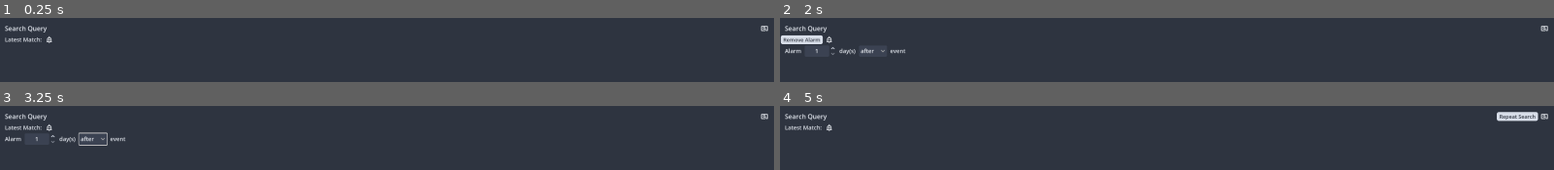
Above: before the commit, frames 1-4 (two rows, left to right).
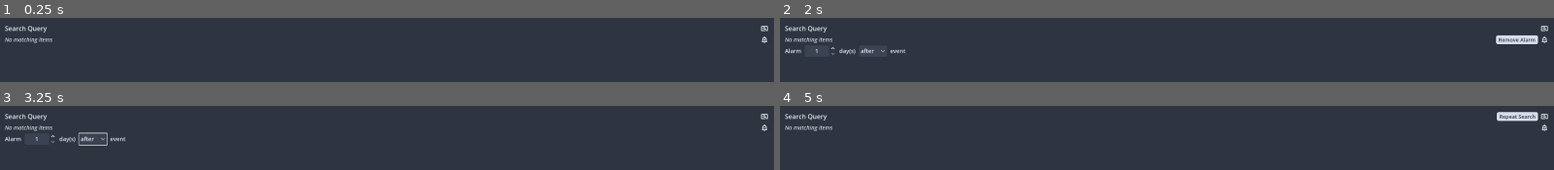
Above: after the commit, the same moments.

Repository: njamster/habituary
Game: Godot game, scene res://main_window/side_panel/saved_searches/saved_item/saved_item.tscn
Two runs of this game, one before a commit and one after it. Both use one fixed random seed, a clock stepped at 60 frames per second and the inputs below. This scene is started directly instead of the project's main scene.
Inputs (mouse positions are in pixels of both pictures, inside the frame that each line leads up to; where the layout moved, square brackets give the same spot in the first picture):
- Up to frame 1 (0.25 s): no input
- Up to frame 2 (2 s): click (1546, 28) at 0.5 s; click (1546, 39) [826, 39] at 1.25 s
- Up to frame 3 (3.25 s): click "after" at 2 s; click (766, 116) at 2.75 s
- Up to frame 4 (5 s): click (1546, 127) [826, 127] at 3.5 s; click (1546, 116) at 4.25 s

The runs differ from the first frame. In frame 1, 0.4% of the frame differs, in the area x 0-100%, y 28-40%; in frame 2, 1.6%, in the area x 0-100%, y 27-41%; in frame 3, 0.4%; in frame 4, 0.4%.

Commit message:
Fix appearance when there are no matching items
Before, the second row of a saved item without any matches simply read
"Latest Match:" (followed by nothing). Now, it will show "No matching
items" instead, and change the font to italic for that.

Also, ensures the icon of the "Add Alarm" button remains at the right
side of the item no matter what by toggling its EXTEND flag.

Diff:
--- a/main_window/side_panel/saved_searches/saved_item/saved_item.gd
+++ b/main_window/side_panel/saved_searches/saved_item/saved_item.gd
@@ -7,8 +7,8 @@
 var date : Date:
 	set(value):
 		date = value
+		_update_day_counter()
 		if date:
-			_update_day_counter()
 			_update_third_row()
 
 var text := "":
@@ -60,7 +60,6 @@
 				return Date.from_string(key)
 			line_id += 1
 
-	%DayCounter.hide()
 	return null
 
 
@@ -103,6 +102,19 @@
 
 
 func _update_day_counter() -> void:
+	if not date:
+		%DayCounter.hide()
+		%LatestMatch.text = "No matching items"
+		%LatestMatch.add_theme_font_override(
+			"font",
+			preload("res://theme/fonts/OpenSans-MediumItalic.ttf")
+		)
+		return  # early
+	else:
+		%DayCounter.show()
+		%LatestMatch.text = "Latest Match:"
+		%LatestMatch.remove_theme_font_override("font")
+
 	day_diff = date.day_difference_to(DayTimer.today)
 
 	if Settings.use_relative_saved_search_dates:
--- a/main_window/side_panel/saved_searches/saved_item/saved_item.tscn
+++ b/main_window/side_panel/saved_searches/saved_item/saved_item.tscn
@@ -67,6 +67,7 @@
 theme_type_variation = &"TinySeparation"
 
 [node name="LatestMatch" type="Label" parent="VBox/SecondRow"]
+unique_name_in_owner = true
 layout_mode = 2
 text = "Latest Match:"
 
@@ -88,7 +89,7 @@
 unique_name_in_owner = true
 custom_minimum_size = Vector2(28, 28)
 layout_mode = 2
-size_flags_horizontal = 8
+size_flags_horizontal = 10
 size_flags_vertical = 0
 focus_mode = 0
 mouse_default_cursor_shape = 2
